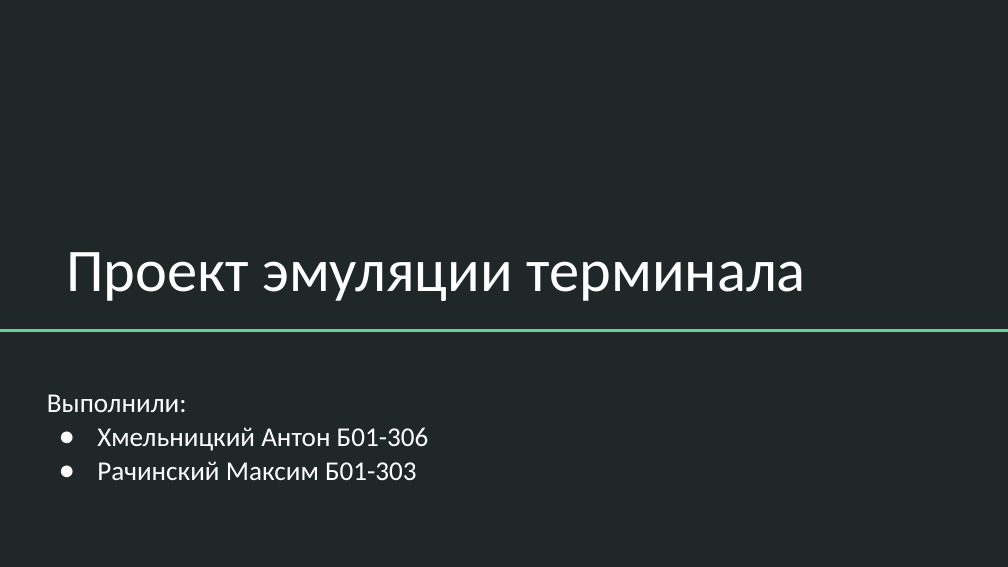
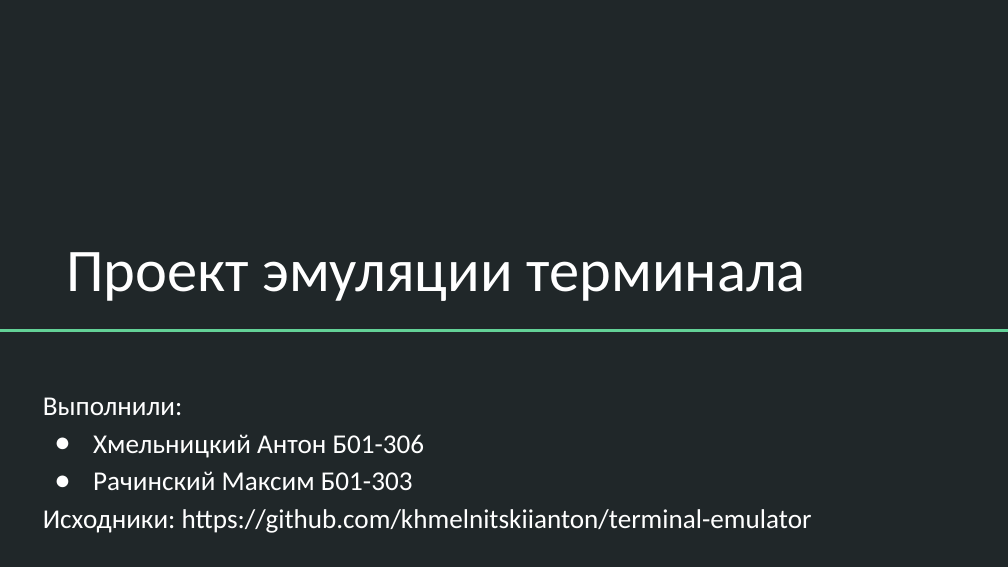
Before and after one commit to khmelnitskiianton/terminal-emulator, a slide deck: slide 1 of .media/project.pptx. Drawn at 1008x567 pixels with LibreOffice and Linux fonts; fonts in the diff are those of the drawing. Boxes give left, top, right and bottom in pixels: in the first picture for what was removed or moved away, otherwise in the second. Text is boxed around its words. In the diff, an @@ line names an element or a change of style, - is before the commit and + after.

Commit message:
update presentation

```diff
--- a/.media/project.pptx
+++ b/.media/project.pptx
@@ subtitle at (x1=43, y1=397, x2=425, y2=490): line spacing 1.05 to 1.15 @@
@@ subtitle at (x1=43, y1=509, x2=812, y2=533): paragraph added @@
+Исходники: https://github.com/khmelnitskiianton/terminal-emulator
```
Also in this commit, not shown: 2 other slides changed, 6 slides added.
